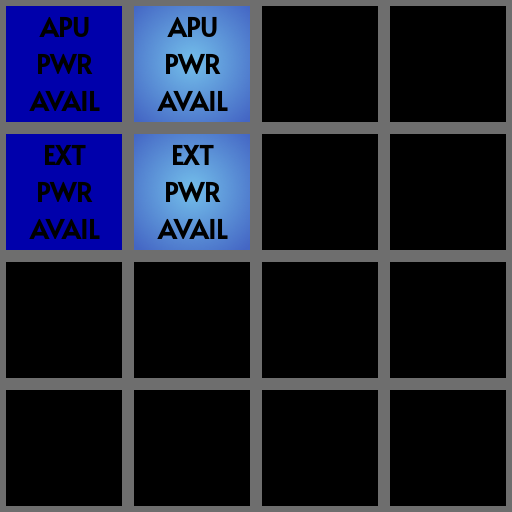
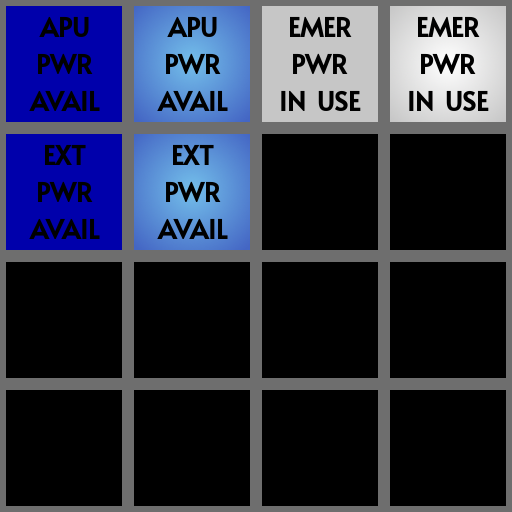
Layer changes from the first 512x512 image to the second:
painted on "Layer" over [281, 16, 489, 111]
painted on "txt_cockpit_warnings_2.png" over [262, 6, 506, 122]
